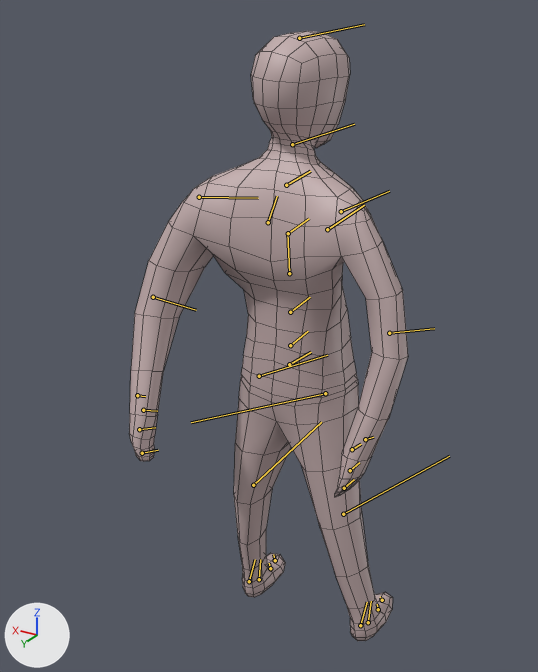
Before and after pictures for a commit that changed the FBX model Assets/Models/Player/Jump/JumpModel.fbx.
Before and after are seen from a 50 mm lens placed at (-0.036, 0.0753, 0.0804), pointed at (0.0063, 0.0047, 0.0451). Arrows for +X, +Y and +Z are at lower left; the lights stay in place. Both versions are drawn at the pose saved in each file; the numbers are the values there. The bones that bend it are drawn over the model as lines. Mesh edges are drawn as thin lines.

In view in the first picture: 'basic_model:Mesh'.
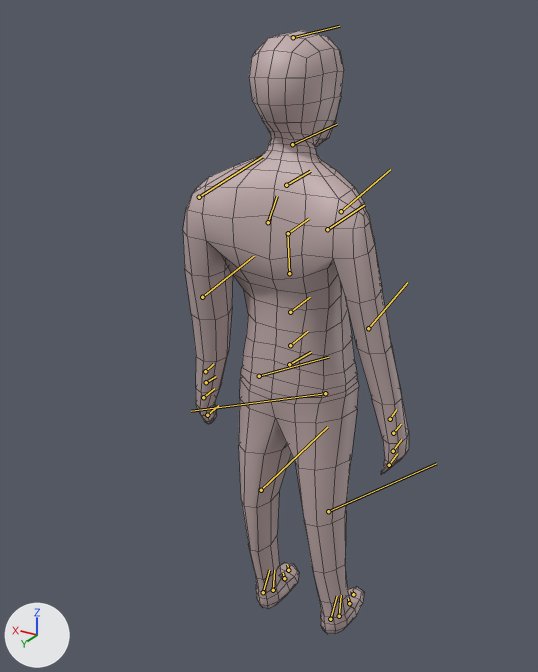
Where the change shows, as pixel boxes [x1, y1, x2, y2] in the pictures (538 x 672 px):
'basic_model:Mesh', posed (19% narrower)
    before: [129, 31, 408, 641]
    after: [183, 30, 409, 634]
bone 'L_Leg', root to tip
    before: (259, 376) to (327, 355)
    after: (259, 376) to (328, 357)
bone 'L_Ancle', root to tip
    before: (249, 581) to (255, 559)
    after: (263, 592) to (269, 570)
bone 'R_Leg', root to tip
    before: (325, 393) to (191, 422)
    after: (325, 393) to (191, 411)
bone 'R_Ancle', root to tip
    before: (360, 625) to (367, 602)
    after: (330, 619) to (337, 596)
bone 'Neck', root to tip
    before: (292, 144) to (354, 124)
    after: (292, 144) to (337, 124)
bone 'L_Shoulder', root to tip
    before: (199, 197) to (258, 198)
    after: (199, 197) to (262, 156)
bone 'L_Elbow', root to tip
    before: (153, 297) to (196, 310)
    after: (202, 297) to (254, 256)
bone 'L_Wrist', root to tip
    before: (137, 395) to (145, 396)
    after: (205, 371) to (213, 364)
bone 'L_Hand', root to tip
    before: (143, 410) to (157, 411)
    after: (206, 382) to (216, 376)
bone 'R_Shoulder', root to tip
    before: (341, 211) to (389, 191)
    after: (341, 211) to (390, 169)
bone 'R_Elbow', root to tip
    before: (389, 333) to (434, 328)
    after: (368, 328) to (407, 282)
bone 'R_Wrist', root to tip
    before: (365, 439) to (373, 437)
    after: (390, 419) to (396, 409)
bone 'R_Hand', root to tip
    before: (352, 449) to (361, 444)
    after: (393, 433) to (401, 424)

What the commit changed:
Bone 'L_Leg' (bone_l_leg) turns from (4, 3, -9) to (5, -2, -10) degrees about its own x, y and z.
Bone 'L_Ancle' (bone_l_ancle) turns from (-5, 3, -7) to (-1, 5, -6) degrees about its own x, y and z.
Bone 'R_Leg' (bone_r_leg) turns from (35, 10, 5) to (34, 3, 6) degrees about its own x, y and z.
Bone 'R_Ancle' (bone_r_ancle) turns from (-11, 33, -13) to (-16, 30, -11) degrees about its own x, y and z.
Bone 'Neck' (bone_neck) turns from (-16, 4, -3) to (-3, 0, 0) degrees about its own x, y and z.
Bone 'L_Shoulder' (bone_l_shoulder) turns from (3, 17, -12) to (2, 0, 10) degrees about its own x, y and z.
Bone 'L_Elbow' (bone_l_elbow) turns from (0, -27, -16) to (0, 1, 1) degrees about its own x, y and z.
Bone 'L_Wrist' (bone_l_wrist) turns from (0, -28, -2) to (0, 8, 0) degrees about its own x, y and z.
Bone 'L_Hand' (bone_l_hand) turns from (17, 38, 7) to (1, -1, -10) degrees about its own x, y and z.
Bone 'R_Shoulder' (bone_r_shoulder) turns from (1, -18, -3) to (3, -4, 7) degrees about its own x, y and z.
Bone 'R_Elbow' (bone_r_elbow) turns from (0, 29, -15) to (0, -1, 1) degrees about its own x, y and z.
Bone 'R_Wrist' (bone_r_wrist) turns from (0, 29, -2) to (0, -8, 0) degrees about its own x, y and z.
Bone 'R_Hand' (bone_r_hand) turns from (-9, -39, 5) to (-1, 13, -9) degrees about its own x, y and z.
